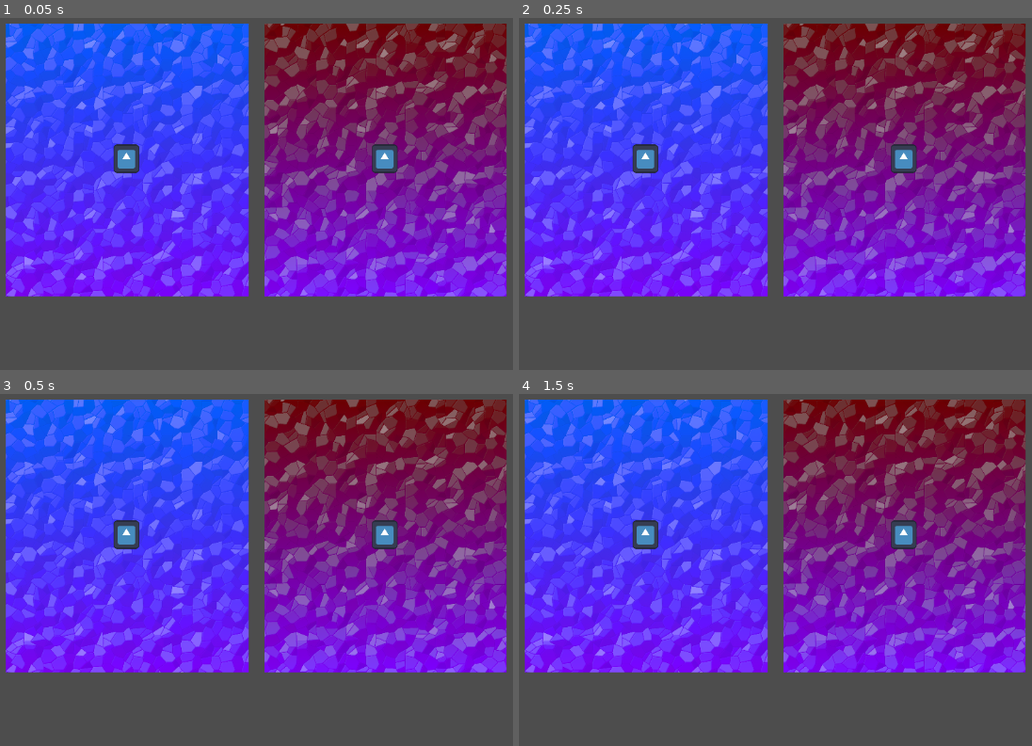
Above: before the commit, frames 1-4 (two rows, left to right).
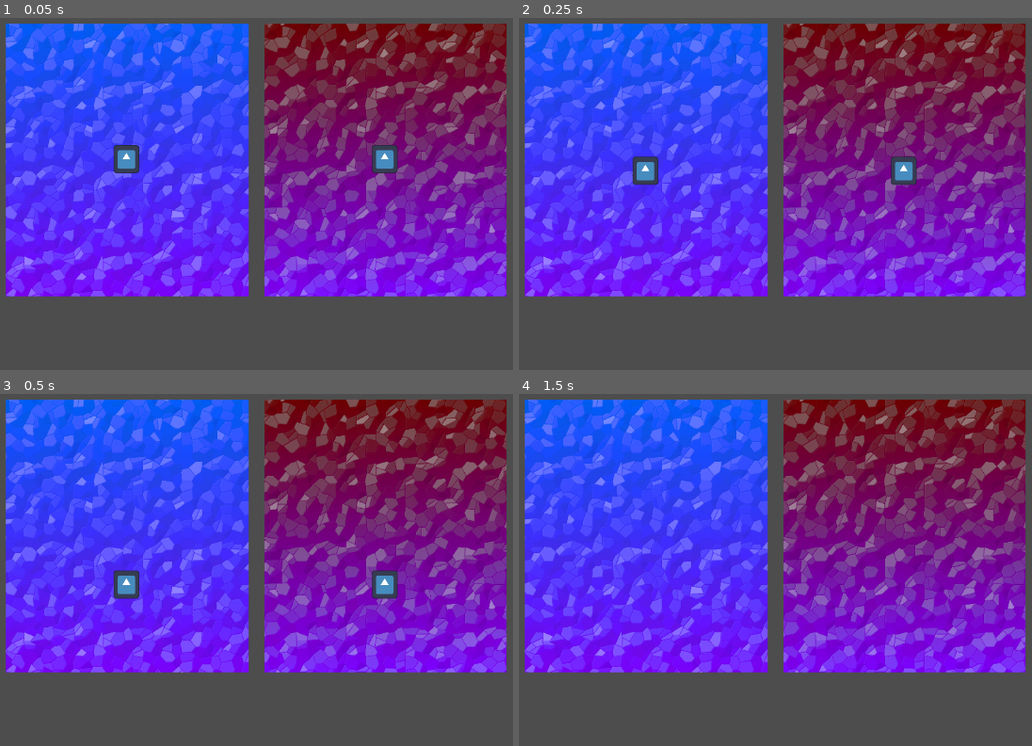
Above: after the commit, the same moments.

Repository: LegacyMD/xd_tower
Game: Godot game, scene res://scenes/root_scene.tscn
Same seed, same stepped clock (60 frames per second), same inputs: the game is played once before the commit and once after it. The engine's default icon, where the game draws it, is replaced by a stand-in: a white triangle on a blue panel in a dark square.
Inputs:
- Up to frame 1 (0.05 s): no input
- Up to frame 2 (0.25 s): no input
- Up to frame 3 (0.5 s): no input
- Up to frame 4 (1.5 s): no input

The runs differ from the first frame. In frame 1, less than 0.1% of the frame differs, in the area x 22-78%, y 35-45%; in frame 2, 0.9%; in frame 3, 1.7%, in the area x 22-78%, y 35-59%; in frame 4, 0.8%.

Commit message:
Great (good) collision (not working)

Diff:
--- a/project.godot
+++ b/project.godot
@@ -14,3 +14,9 @@
 run/main_scene="res://scenes/root_scene.tscn"
 config/features=PackedStringArray("4.2", "Forward Plus")
 config/icon="res://images/icon.svg"
+
+[layer_names]
+
+2d_physics/layer_1="player"
+2d_physics/layer_2="obstacle"
+2d_physics/layer_3="end_of_map"
--- /dev/null
+++ b/scenes/player.gd
@@ -0,0 +1,16 @@
+extends RigidBody2D
+
+
+# Called when the node enters the scene tree for the first time.
+func _ready():
+	print("Hello world")
+	pass # Replace with function body.
+
+
+# Called every frame. 'delta' is the elapsed time since the previous frame.
+func _process(delta):
+	pass
+
+
+func _on_area_2d_area_entered(area):
+	print("JA PIERDOLE")
--- a/scenes/player.tscn
+++ b/scenes/player.tscn
@@ -1,9 +1,19 @@
-[gd_scene load_steps=2 format=3 uid="uid://cmsiiqo6trr02"]
+[gd_scene load_steps=4 format=3 uid="uid://cmsiiqo6trr02"]
 
 [ext_resource type="Texture2D" uid="uid://dc1qxcwm6qwx2" path="res://images/icon.svg" id="1_0sng1"]
+[ext_resource type="Script" path="res://scenes/player.gd" id="1_vu3yy"]
 
-[node name="Player" type="Node2D"]
+[sub_resource type="RectangleShape2D" id="RectangleShape2D_fvmdj"]
+size = Vector2(57, 65)
+
+[node name="Player" type="RigidBody2D"]
+collision_mask = 6
+script = ExtResource("1_vu3yy")
 
 [node name="Sprite2D" type="Sprite2D" parent="."]
 scale = Vector2(0.46875, 0.515625)
 texture = ExtResource("1_0sng1")
+
+[node name="CollisionShape2D" type="CollisionShape2D" parent="."]
+position = Vector2(-0.5, -0.5)
+shape = SubResource("RectangleShape2D_fvmdj")
--- a/scenes/player_view.tscn
+++ b/scenes/player_view.tscn
@@ -1,7 +1,10 @@
-[gd_scene load_steps=3 format=3 uid="uid://c0df40lhsahqm"]
+[gd_scene load_steps=4 format=3 uid="uid://c0df40lhsahqm"]
 
 [ext_resource type="Texture2D" uid="uid://k56ue13rongu" path="res://images/bg1.png" id="1_g4c12"]
 [ext_resource type="PackedScene" uid="uid://cmsiiqo6trr02" path="res://scenes/player.tscn" id="1_wpenj"]
+
+[sub_resource type="RectangleShape2D" id="RectangleShape2D_d1cn2"]
+size = Vector2(964.211, 176.711)
 
 [node name="PlayerView" type="Node2D"]
 
@@ -11,3 +14,15 @@
 texture = ExtResource("1_g4c12")
 
 [node name="Player" parent="." instance=ExtResource("1_wpenj")]
+
+[node name="Area2D" type="Area2D" parent="."]
+position = Vector2(1.99994, 337)
+scale = Vector2(0.591111, 0.591111)
+collision_layer = 4
+
+[node name="CollisionShape2D" type="CollisionShape2D" parent="Area2D"]
+position = Vector2(0.0377138, 65.5922)
+scale = Vector2(1, 1)
+shape = SubResource("RectangleShape2D_d1cn2")
+
+[connection signal="area_entered" from="Area2D" to="Player" method="_on_area_2d_area_entered"]
